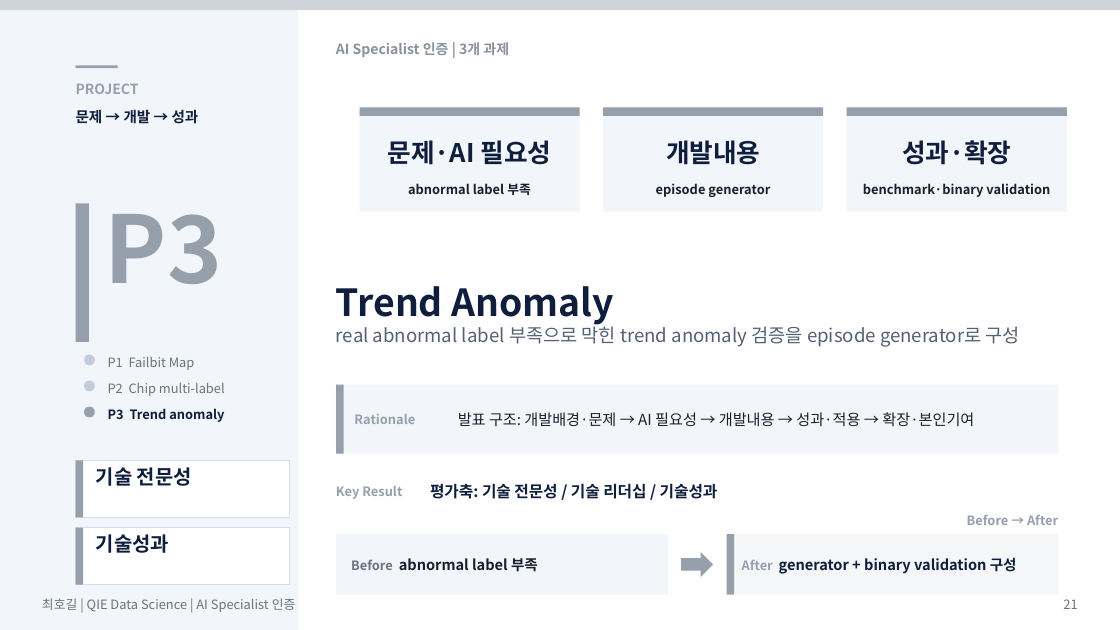
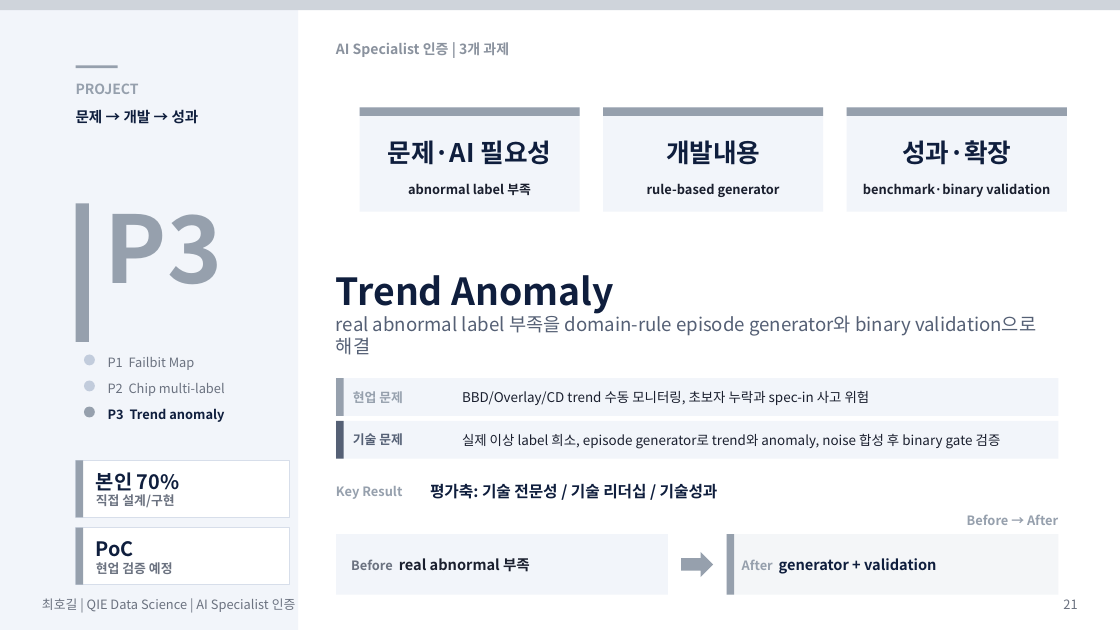
Before and after one commit to hogil/fbm_paper, a slide deck: slide 21 of recommendation/presentation/'26년 AI Specialist 면접 심사 자료_메모리사업부_최호길_평가항목_summary.pptx. Drawn at 1120x630 pixels with LibreOffice and Linux fonts; fonts in the diff are those of the drawing. Boxes give left, top, right and bottom in pixels: in the first picture for what was removed or moved away, otherwise in the second. Text is boxed around its words. In the diff, an @@ line names an element or a change of style, - is before the commit and + after.

Commit message:
Align AI certification deck with scoring rubric

```diff
--- a/recommendation/presentation/'26년 AI Specialist 면접 심사 자료_메모리사업부_최호길_평가항목_summary.pptx
+++ b/recommendation/presentation/'26년 AI Specialist 면접 심사 자료_메모리사업부_최호길_평가항목_summary.pptx
@@ text at box(647, 183, 780, 197): text changed @@
-episode generator
+rule-based generator
@@ text at box(336, 312, 1036, 355): text changed @@
-real abnormal label 부족으로 막힌 trend anomaly 검증을 episode generator로 구성
+real abnormal label 부족을 domain-rule episode generator와 binary validation으로 해결
@@ rectangle: place and size @@
-rectangle at box(336, 385, 344, 454)
+rectangle at box(336, 378, 344, 416)
@@ rectangle added at box(336, 378, 1059, 416), fill #F2F5FA @@
@@ text added at box(353, 391, 403, 403), 11 pt, text #96A0AD, bold @@
+현업 문제
@@ text removed at box(354, 414, 415, 424) @@
-Rationale
@@ text removed at box(458, 412, 974, 427) @@
-발표 구조: 개발배경·문제 → AI 필요성 → 개발내용 → 성과·적용 → 확장·본인기여
@@ text added at box(462, 391, 870, 405), 11.5 pt, text #1A1F2E @@
+BBD/Overlay/CD trend 수동 모니터링, 초보자 누락과 spec-in 사고 위험
@@ rectangle: place and size @@
-rectangle at box(336, 385, 1059, 454)
+rectangle at box(336, 421, 1059, 459)
@@ rectangle added at box(336, 421, 344, 459), fill #556075 @@
@@ text added at box(353, 433, 403, 445), 11 pt, text #556075, bold @@
+기술 문제
@@ text added at box(462, 434, 1001, 449), 11.5 pt, text #1A1F2E @@
+실제 이상 label 희소, episode generator로 trend와 anomaly, noise 합성 후 binary gate 검증
@@ text at box(96, 472, 180, 507): text changed; size 17 to 11 pt; text colour #0F1E3D to #6B7280 @@
-기술 전문성
+본인 70%
+직접 설계/구현
@@ text at box(96, 541, 173, 574): text changed; size 17 to 11 pt; text colour #0F1E3D to #6B7280 @@
-기술성과
+PoC
+현업 검증 예정
@@ text at box(351, 558, 530, 572): text changed @@
-Before abnormal label 부족
+Before real abnormal 부족
@@ text at box(742, 558, 936, 574): text changed @@
-After generator + binary validation 구성
+After generator + validation
```
Also in this commit, not shown: 4 other slides changed, 1 slide added, 2 other files.
